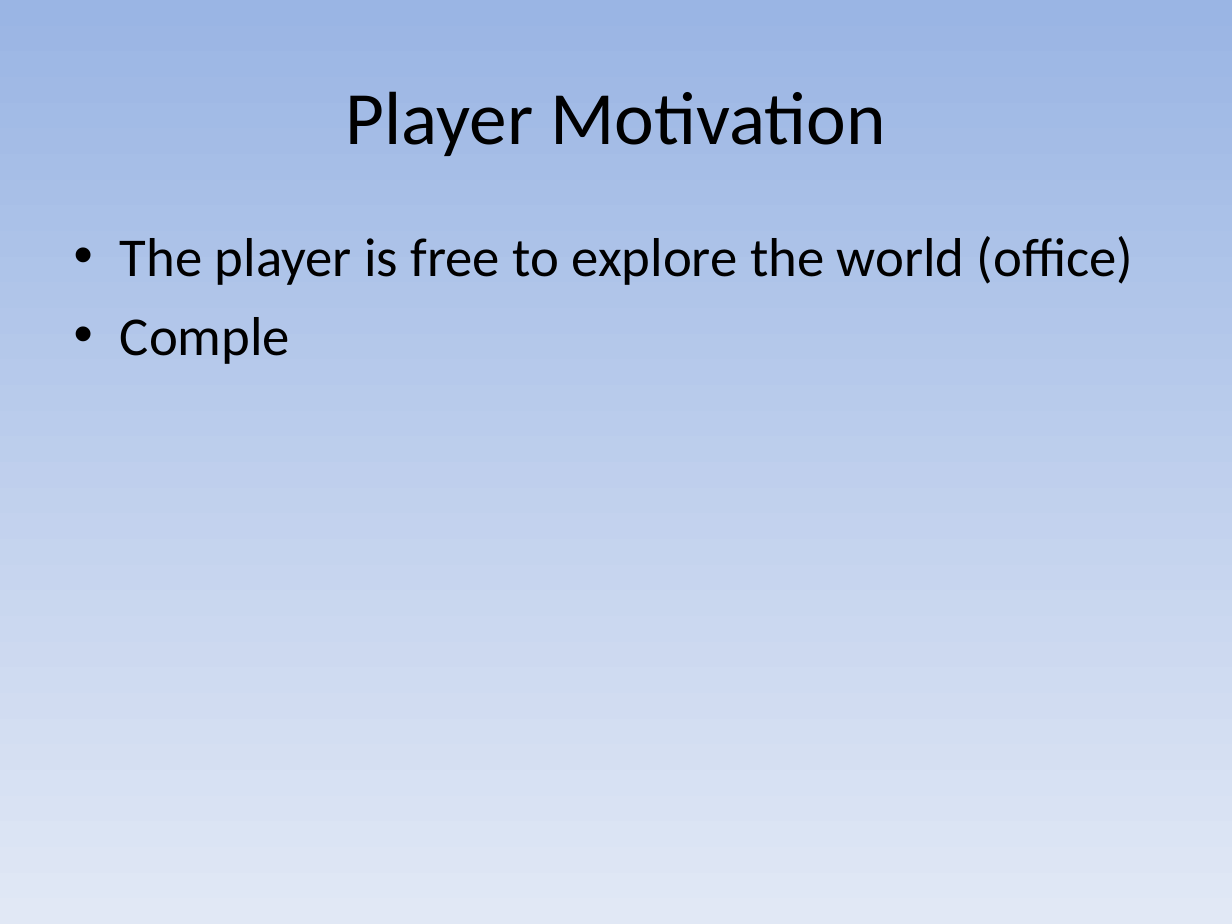
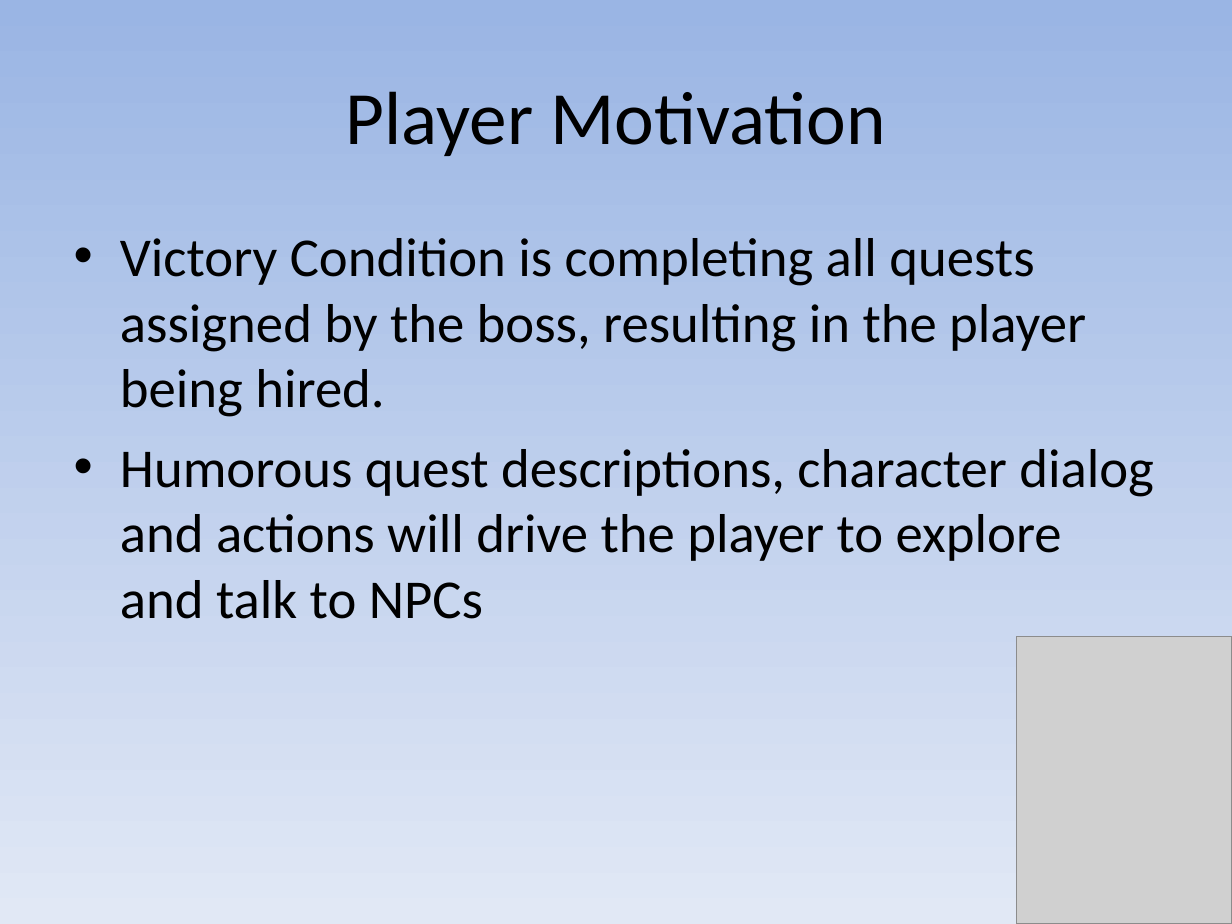
Before and after one commit to bambams/intern-quest-old, a slide deck: slide 3 of docs/proposal_show.pps. Drawn at 1232x924 pixels with LibreOffice and Linux fonts; fonts in the diff are those of the drawing; grey boxes stand for pictures. Boxes give left, top, right and bottom in pixels: in the first picture for what was removed or moved away, otherwise in the second. Text is boxed around its words. In the diff, an @@ line names an element or a change of style, - is before the commit and + after.

Commit message:
Finished Player Motivation Slide

```diff
--- a/docs/proposal_show.pps
+++ b/docs/proposal_show.pps
@@ text at (120,238,1154,619): text changed @@
-• The player is free to explore the world (office)
-• Comple
+• Victory Condition is completing all quests assigned by the boss, resulting in the player being hired.
+• Humorous quest descriptions, character dialog and actions will drive the player to explore and talk to NPCs
@@ picture added at (1016,636,1232,924) @@
```
